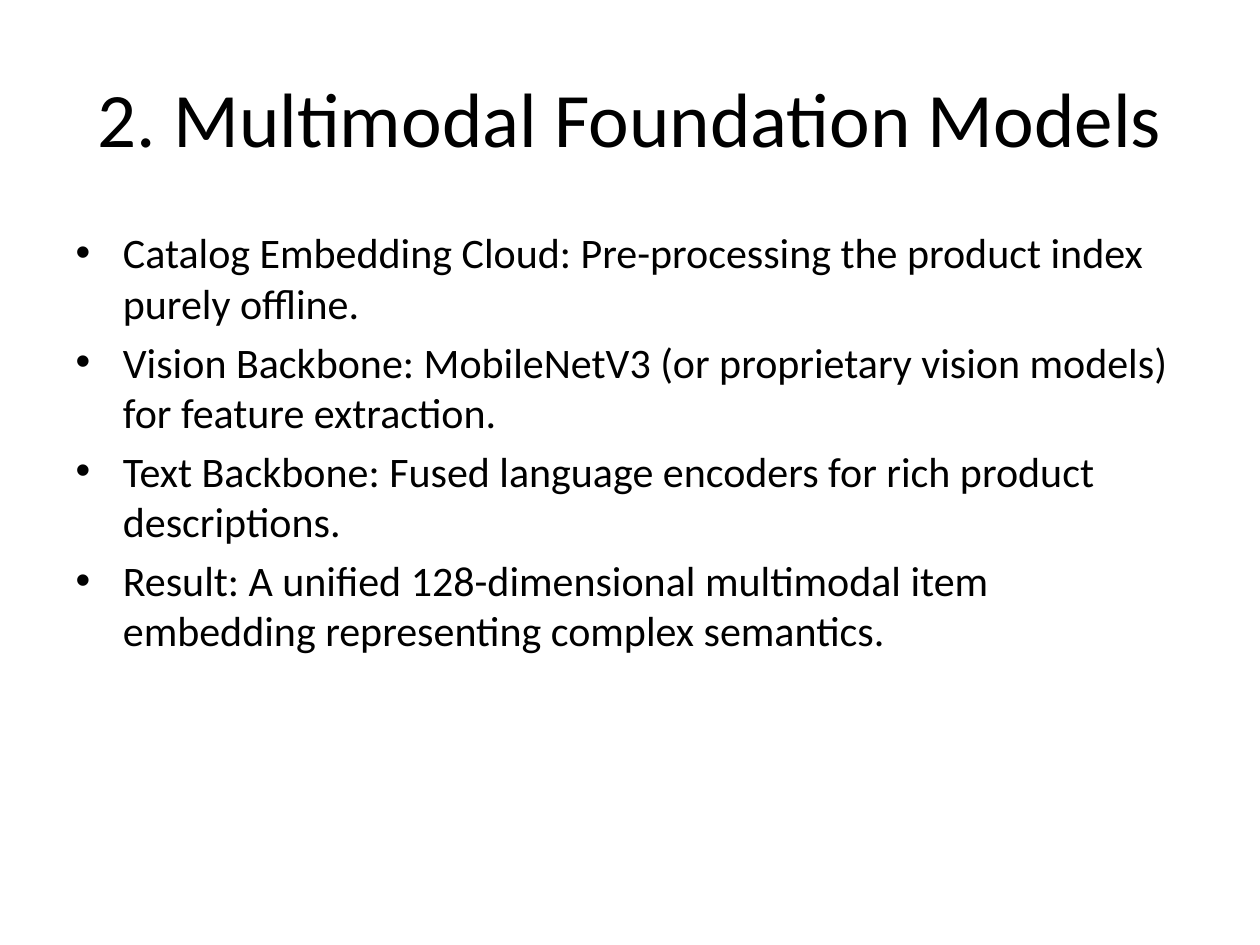
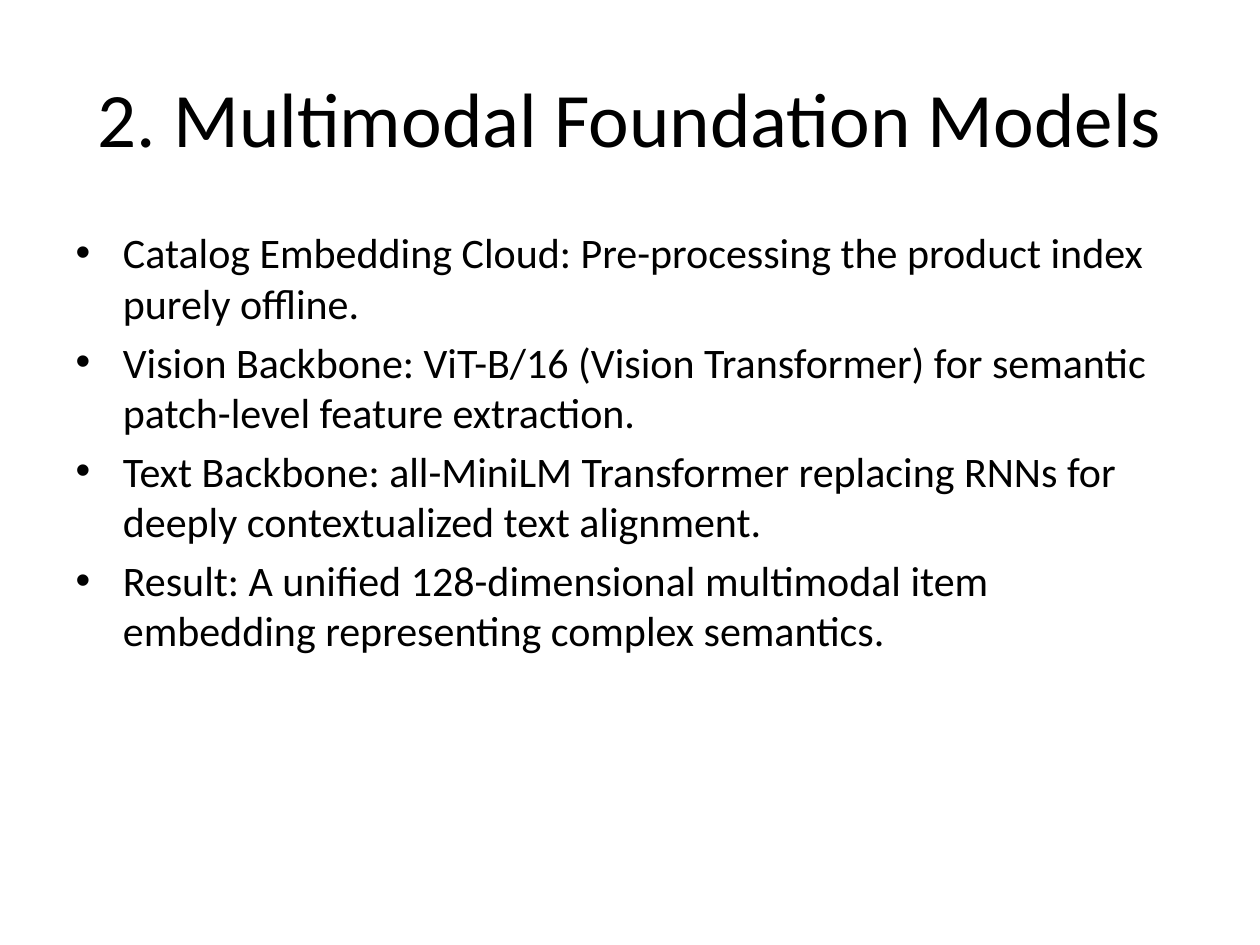
Before and after one commit to sadjadasghari/ProductRecommendation, a slide deck: slide 3 of apple_siml_interview_presentation.pptx. Drawn at 1260x945 pixels with LibreOffice and Linux fonts; fonts in the diff are those of the drawing. Boxes give left, top, right and bottom in pixels: in the first picture for what was removed or moved away, otherwise in the second. Text is boxed around its words. In the diff, an @@ line names an element or a change of style, - is before the commit and + after.

Commit message:
updated arch with transformers

```diff
--- a/apple_siml_interview_presentation.pptx
+++ b/apple_siml_interview_presentation.pptx
@@ text at box(123, 347, 1146, 545): text changed @@
-• Vision Backbone: MobileNetV3 (or proprietary vision models) for feature extraction.
-• Text Backbone: Fused language encoders for rich product descriptions.
+• Vision Backbone: ViT-B/16 (Vision Transformer) for semantic patch-level feature extraction.
+• Text Backbone: all-MiniLM Transformer replacing RNNs for deeply contextualized text alignment.
```
Also in this commit, not shown: 5 other slides changed, 11 other files.
